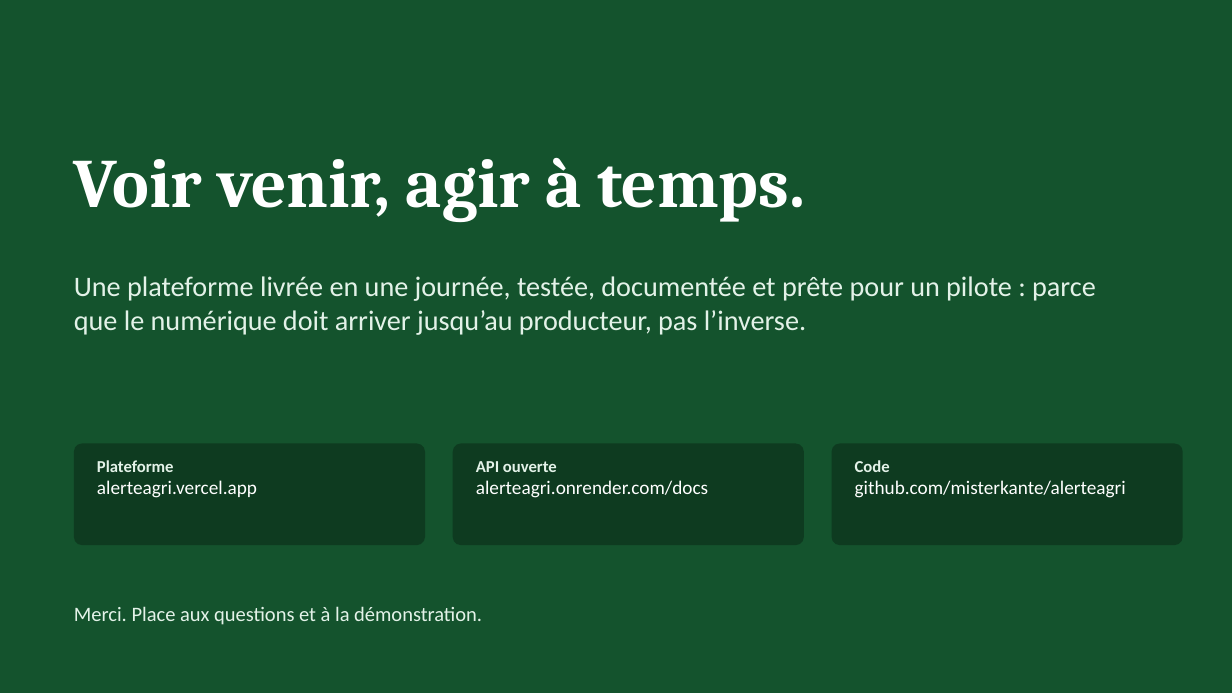
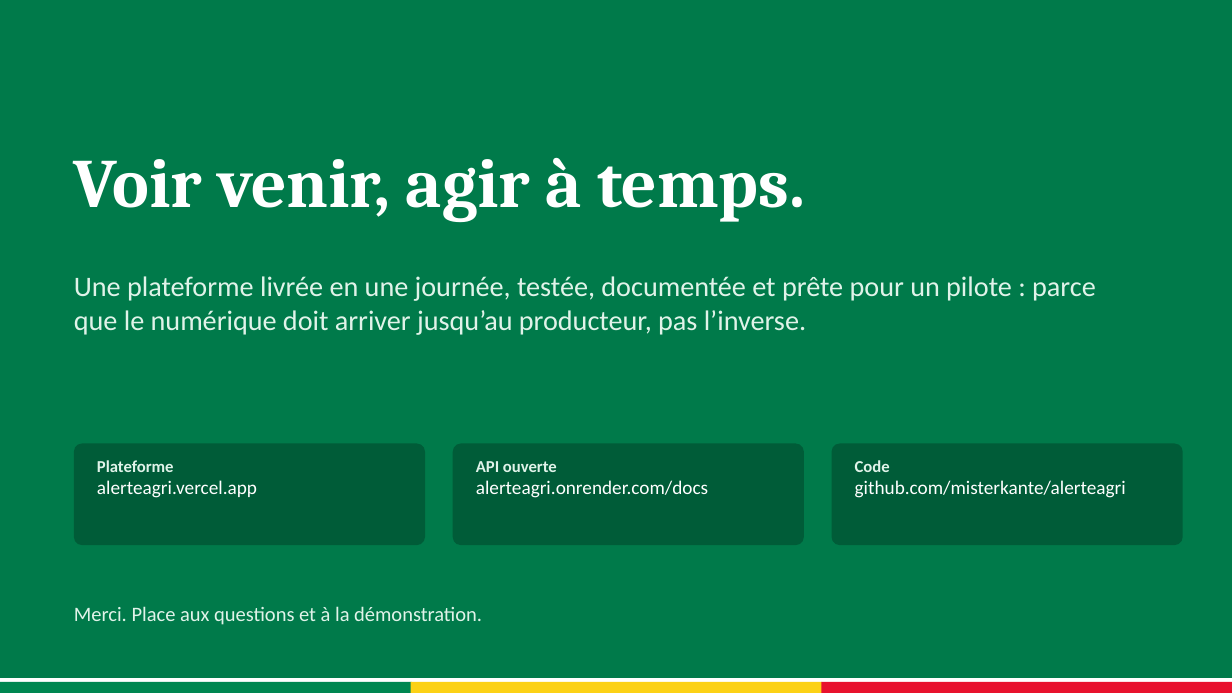
Before and after one commit to misterkante/alerteagri, a slide deck: slide 13 of docs/presentation/AlerteAgri-presentation.pptx. Drawn at 1232x693 pixels with LibreOffice and Linux fonts; fonts in the diff are those of the drawing. Boxes give left, top, right and bottom in pixels: in the first picture for what was removed or moved away, otherwise in the second. Text is boxed around its words. In the diff, an @@ line names an element or a change of style, - is before the commit and + after.

```diff
--- a/docs/presentation/AlerteAgri-presentation.pptx
+++ b/docs/presentation/AlerteAgri-presentation.pptx
@@ background #14532D to #007A4A @@
@@ text "Une plateforme livrée en une ..." at box(74, 276, 1096, 335): text colour #E3F2E8 to #E0F3E9 @@
@@ fill #0E3B20 to #005C38 in 3 elements at box(74, 444, 425, 545), box(453, 444, 804, 545), box(832, 444, 1183, 545) @@
@@ text at box(97, 460, 174, 472): text colour #E3F2E8 to #E0F3E9 in "Plateforme" @@
@@ text at box(476, 461, 557, 472): text colour #E3F2E8 to #E0F3E9 in "API ouverte" @@
@@ text at box(855, 460, 890, 472): text colour #E3F2E8 to #E0F3E9 in "Code" @@
@@ text "Merci. Place aux questions et ..." at box(74, 606, 482, 625): text colour #E3F2E8 to #E0F3E9 @@
@@ rectangle added at box(0, 678, 1232, 682), fill #FFFFFF @@
@@ rectangle added at box(0, 682, 411, 693), fill #008751 @@
@@ rectangle added at box(410, 682, 822, 693), fill #FCD116 @@
@@ rectangle added at box(822, 682, 1232, 693), fill #E8112D @@
```
Also in this commit, not shown: 12 other slides changed.
